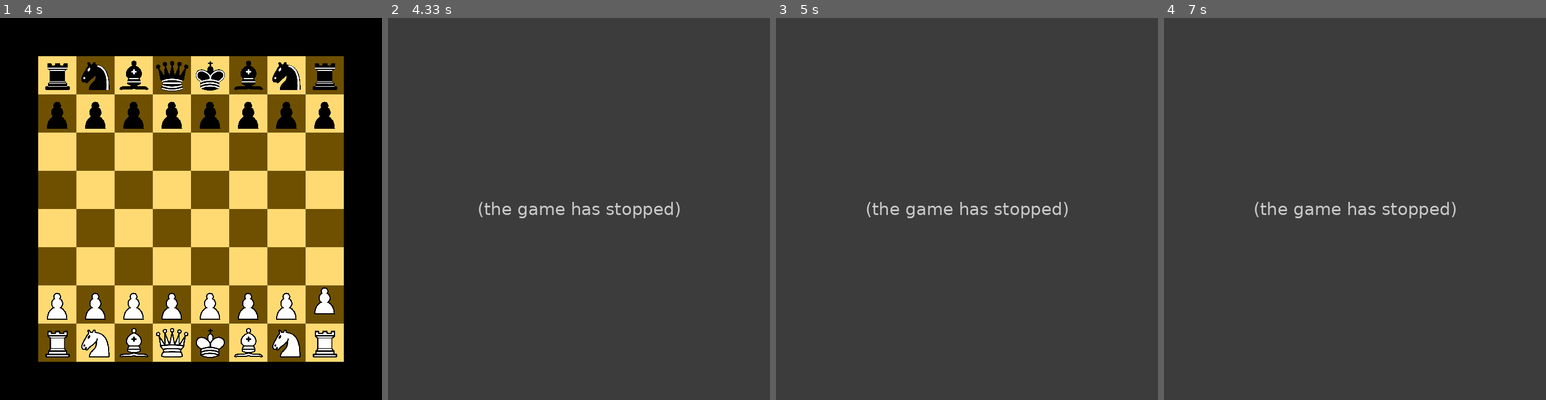
Above: before the commit, frames 1-4 (left to right).
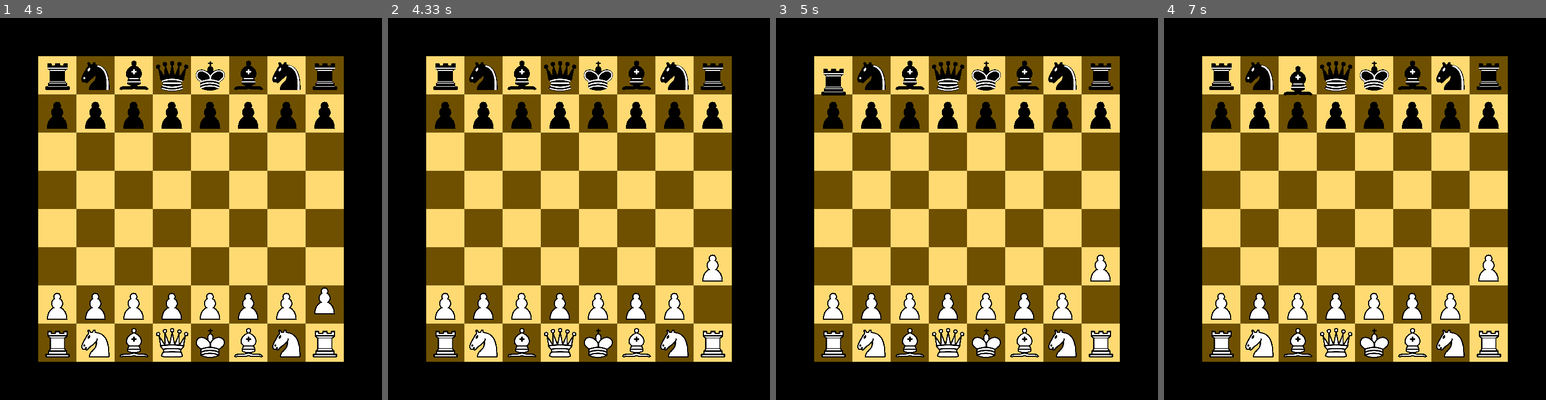
Above: after the commit, the same moments.

Repository: robertpsoane/pygame-chess
Game: pygame game, started from Chess.py
The game is run twice, just before and just after one commit, with the same random seed, the same clock (stepped at 60 frames per second) and the same inputs.
Inputs (mouse positions are in pixels of both pictures, inside the frame that each line leads up to):
- Up to frame 1 (4 s): click (191, 209) at 0.38 s; click (229, 293) at 0.72 s; click (72, 151) at 1.05 s; click (332, 342) at 1.38 s; click (198, 79) at 1.72 s; click (171, 308) at 2.05 s; click (336, 354) at 2.38 s; click (324, 308) at 3.22 s
- Up to frame 2 (4.33 s): click (712, 285) at 4.05 s
- Up to frame 3 (5 s): click (852, 79) at 4.38 s
- Up to frame 4 (7 s): click (1293, 86) at 6.72 s

Frame 1 is identical in both runs. In frame 2, 100% of the frame differs, in the area x 0-100%, y 0-100%; in frame 3, 100%; in frame 4, 100%.
Error before the commit: NameError: name 'futureMap' is not defined (Pieces.py line 145); the game stopped at 4.05 s (later frames are placeholders)

Commit message:
Added Check Function

Diff:
--- a/Board.py
+++ b/Board.py
@@ -97,7 +97,7 @@
     def spaceStatus(self, square):
         return self.set[square[0]][square[1]]
 
-    def boardSetUpdate(self,initial,new):
+    def boardMapUpdate(self,initial,new):
         self.set[new[0]][new[1]] = self.set[initial[0]][initial[1]]
         self.set[initial[0]][initial[1]] = 'null'
 
@@ -180,14 +180,14 @@
         sourcePieceSelection = tcount.pieceSelection
 
         # Checking legality of move
-        moveLegality = sprites[sourcePieceSelection].isMoveLegal(self.set,targetSquare,sprites,self)
+        moveLegality = sprites[sourcePieceSelection].isMoveLegal(self.set,targetSquare,sprites)
 
         if moveLegality == True:
             # Adding move to history
             moveCode = sourceSquare+targetSquare
             tcount.gameRecord.append(moveCode)
             # Updating board map
-            self.boardSetUpdate(sourceSquare,targetSquare)
+            self.boardMapUpdate(sourceSquare,targetSquare)
             # Moving sprite
             sprites[tcount.pieceSelection].move(targetSquare)
 
--- a/Chess.py
+++ b/Chess.py
@@ -3,7 +3,6 @@
 Chess v0.2
 
 All pieces understand basic moves
-Currently working on implementing check
 
 Need to add the following moves:
     - Castling
--- a/Pieces.py
+++ b/Pieces.py
@@ -8,6 +8,7 @@
 from spritesheet import SpriteSheet
 from chessboard_data import coordconversion as coordcon
 from chessboard_data import wbt as wb
+import copy
 
 
 TRANS = (63,72,204)
@@ -129,7 +130,7 @@
     def taken(self):
         self.kill()
 
-    def isMoveLegal(self,map,target,sprites,board):
+    def isMoveLegal(self,map,target,sprites):
         # Checks whether move is legal or not.
         # Checks whether target square is on the list returned from
         # legal moves function, then produces a provisional map
@@ -141,11 +142,14 @@
         inMoves = target in moves
         if inMoves == True:
             # Setting up potential future map
-            furureMap = map
+            futureMap = copy.deepcopy(map)
             futureMap[target[0]][target[1]] = self.pref
             futureMap[self.col][self.row] = 'null'
             teamKingCoords = sprites[self.team+'ki'].square
-            check = self.isCheck(futureMap,teamKingCoords,teamKingCoords)
+            if self.pref[1] == 'k':
+                check = self.isCheck(futureMap,teamKingCoords,target)
+            else:
+                check = self.isCheck(futureMap,teamKingCoords,teamKingCoords)
             if check == False:
                 return True
             else:
@@ -157,8 +161,9 @@
         # Given a map, returns a boolean as to whether the king would be
         # in check at the query square.  If currentKingSquare = querySquare,
         # determines whether king is currently in check
+        self.isPosInCheck = 1
         team = self.team
-
+        square = querySquare
         # Moving king to square being queried
         if currentKingSquare != querySquare:
             remap = map
@@ -166,7 +171,104 @@
             remap[querySquare[0]][querySquare[1]] = team+'ki'
         else:
             remap = map
+        # Directions to check for check in
+        checkDirectionsNotKnight = [
+            'north',
+            'north-east',
+            'east','south-east',
+            'south',
+            'south-west',
+            'west',
+            'north-west'
+            ]
+        checkDirectionsKnights = [
+            'k1',
+            'k2',
+            'k3',
+            'k4',
+            'k5',
+            'k6',
+            'k7',
+            'k8'
+            ]
+        # Running search for check from long range pieces
+        for direction in checkDirectionsNotKnight:
+            self.checkSearch(remap,direction,square,True)
+        # Running search for check from knights
+        for direction in checkDirectionsKnights:
+            self.checkSearch(remap,direction,square,False)
+        # Searching for check from pawns
+        self.ischeckFromPawn(remap,self.team,square)
+        if self.isPosInCheck == 1:
+            return False
+        elif self.isPosInCheck == 0 :
+            return True
+
+
+    def checkSearch(self, map, direction, square, recurse):
          #Algorith similar to directionalSearch
+        possibleDirections = {
+            'north': (0,1),
+            'north-east': (1,1),
+            'east': (1,0),
+            'south-east': (1,-1),
+            'south': (0, -1),
+            'south-west': (-1,-1),
+            'west': (-1, 0),
+            'north-west': (-1, 1),
+            'k1': (1,2),
+            'k2': (2,1),
+            'k3': (2,-1),
+            'k4': (1,-2),
+            'k5': (-1,-2),
+            'k6': (-2,-1),
+            'k7': (-1,2),
+            'k8': (-2,1)
+        }
+        possibleThreats = {
+            'north': ['q','r'],
+            'north-east': ['q','b'],
+            'east': ['q','r'],
+            'south-east': ['q','b'],
+            'south': ['q','r'],
+            'south-west': ['q','b'],
+            'west': ['q','r'],
+            'north-west': ['q','b'],
+            'k1': ['n'],
+            'k2': ['n'],
+            'k3': ['n'],
+            'k4': ['n'],
+            'k5': ['n'],
+            'k6': ['n'],
+            'k7': ['n'],
+            'k8': ['n']
+        }
+        x = square[0]
+        y = square[1]
+
+        iterativeVector = possibleDirections[direction]
+
+        # Iterating once in given direction
+        x = coordcon["l2n"][x]
+        x += iterativeVector[0]
+        y = int(y)
+        y += iterativeVector[1]
+
+        # Checking still on board
+        if y < 9 and x < 9 and y > 0 and x > 0:
+            y = str(y)
+            x = coordcon["n2l"][str(x)]
+            testSquare = x+y
+            # checking square is empty or opposite team
+            if self.isEmpty(map,testSquare) is True:
+                if recurse is True:
+                    self.checkSearch(map, direction, testSquare,recurse)
+            elif self.isOtherTeam(map,testSquare) is True:
+                squareOccupant = map[x][y]
+                for threat in possibleThreats[direction]:
+                    if threat == squareOccupant[1]:
+                        # Position is in check
+                        self.isPosInCheck = self.isPosInCheck * 0
 
 
     def directionalSearch(self, map, direction, square, recurse):
@@ -209,23 +311,71 @@
             x = coordcon["n2l"][str(x)]
             testSquare = x+y
             # checking square is empty or opposite team
-            if self.emptyOrOtherTeam(map,testSquare) is True:
+            if self.isEmpty(map,testSquare) is True:
                 self.possibleMoves.append(testSquare)
                 if recurse is True:
                     self.directionalSearch(map, direction, testSquare,recurse)
-
-
-    def emptyOrOtherTeam(self, map, square):
+            elif self.isOtherTeam(map,testSquare) is True:
+                self.possibleMoves.append(testSquare)
+
+
+    def isOtherTeam(self, map, square):
         # returns true if square is empty or occupied by a member of
         # the other team, else reutrns false
         squareStatus = map[square[0]][square[1]]
         team = self.team
-        if squareStatus == 'null':
-            return True
-        elif squareStatus[0] != team:
+        if (squareStatus[0] == 'b' and team == 'w') or (squareStatus[0] == 'w' and team == 'b') :
             return True
         else:
             return False
+
+
+    def ischeckFromPawn(self,remap,team,square):
+        kingX = coordcon['l2n'][square[0]]
+        kingY = int(square[1])
+        x1 = kingX-1
+        x2 = kingX+1
+        if team == 'w':
+            # White team, pawn position must be higher
+            Y = kingY+1
+            if Y < 9:
+                Y = str(Y)
+                if x1 > 0:
+                    trialX = coordcon['n2l'][str(x1)]
+                    status = remap[trialX][Y]
+                    if status[0] == 'b' and status[1] == 'p':
+                        self.isPosInCheck = self.isPosInCheck * 0
+                if x2 < 9:
+                    trialX = coordcon['n2l'][str(x2)]
+                    status = remap[trialX][Y]
+                    if status[0] == 'b' and status[1] == 'p':
+                        self.isPosInCheck = self.isPosInCheck * 0
+        else:
+            # Black team, pawn position must be lower
+            Y = kingY-1
+            if Y > 0:
+                Y = str(Y)
+                if x1 > 0:
+                    trialX = coordcon['n2l'][str(x1)]
+                    status = remap[trialX][Y]
+                    if status[0] == 'w' and status[1] == 'p':
+                        self.isPosInCheck = self.isPosInCheck * 0
+                if x2 < 9:
+                    trialX = coordcon['n2l'][str(x2)]
+                    status = remap[trialX][Y]
+                    if status[0] == 'w' and status[1] == 'p':
+                        self.isPosInCheck = self.isPosInCheck * 0
+
+
+    def isEmpty(self, map, square):
+        # returns true if square is empty or occupied by a member of
+        # the other team, else reutrns false
+        squareStatus = map[square[0]][square[1]]
+        if squareStatus == 'null':
+            return True
+        else:
+            return False
+
 
 
 class King(Chesspiece):
